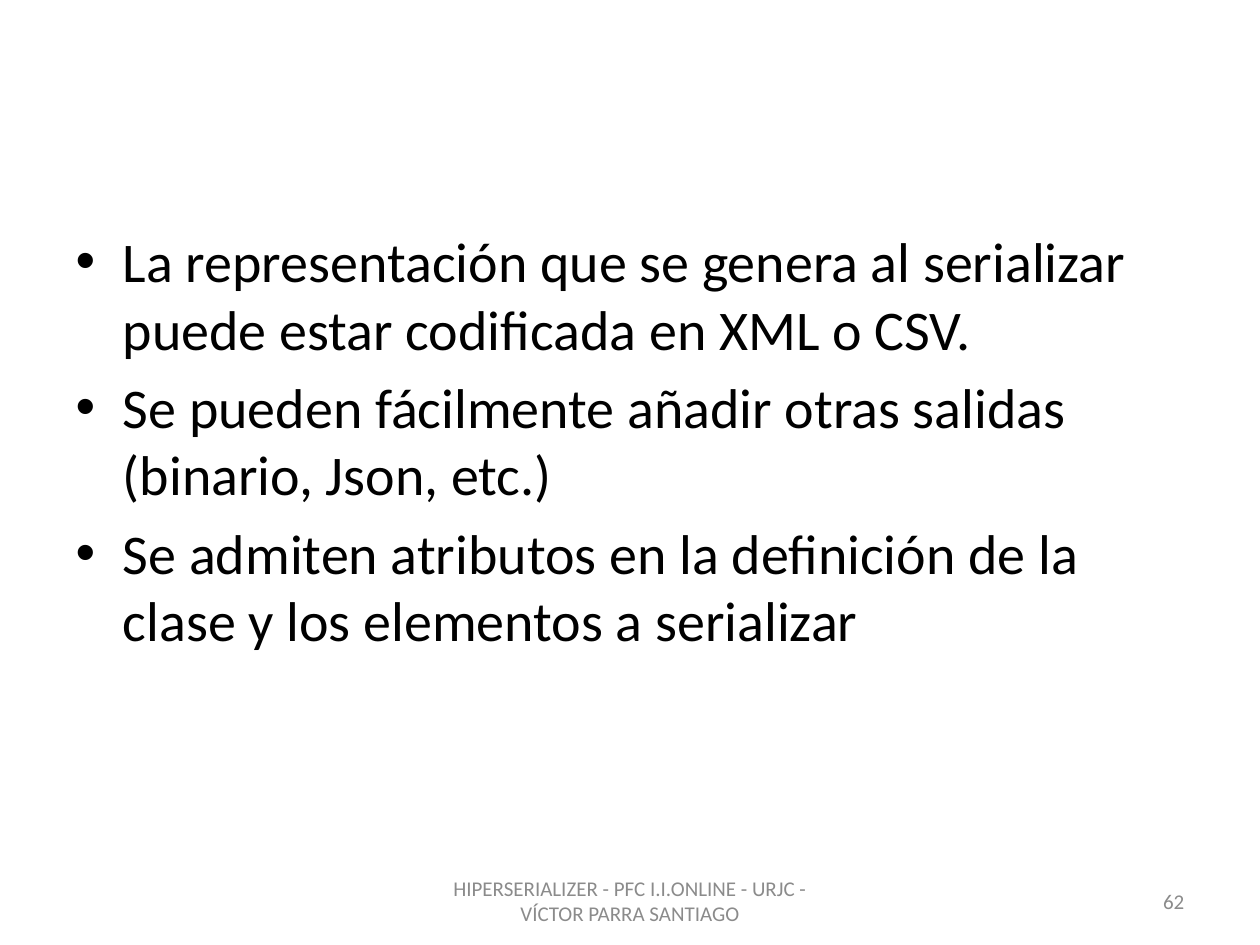
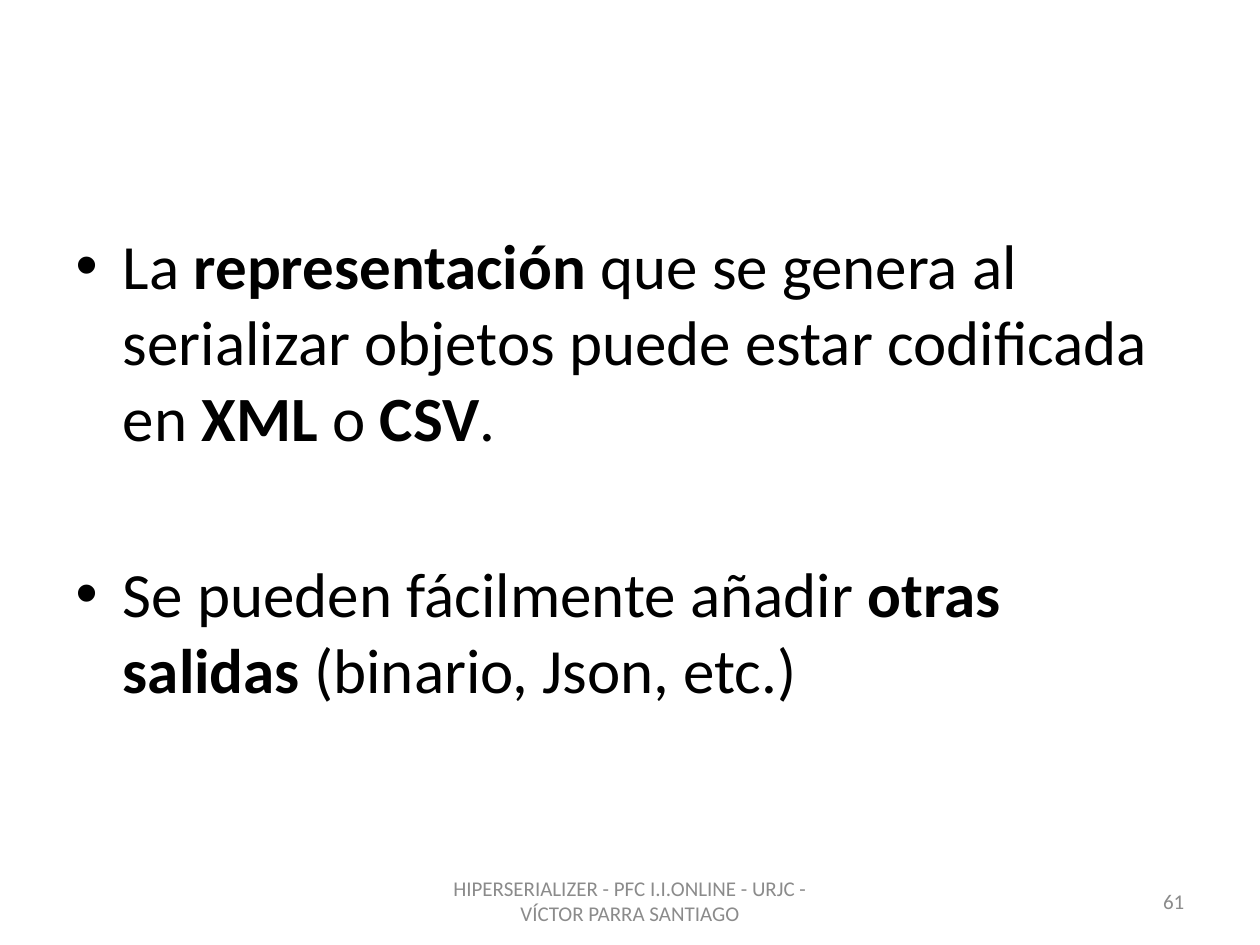
Before and after one commit to vitiparra/ProyectoFinDeCarrera, a slide deck: slide 61 of Memoria/PFC HiperSerializer OK.pptx (slide 62 before the commit). Drawn at 1260x945 pixels with LibreOffice and Linux fonts; fonts in the diff are those of the drawing; background and template pictures are left out. Boxes give left, top, right and bottom in pixels: in the first picture for what was removed or moved away, otherwise in the second. Text is boxed around its words. In the diff, an @@ line names an element or a change of style, - is before the commit and + after.

```diff
--- a/Memoria/PFC HiperSerializer OK.pptx
+++ b/Memoria/PFC HiperSerializer OK.pptx
@@ text at (x1=123, y1=244, x2=1147, y2=442): text changed; size 32 to 36 pt @@
-• La representación que se genera al serializar puede estar codificada en XML o CSV.
+• La representación que se genera al serializar objetos puede estar codificada en XML o CSV.
@@ text at (x1=123, y1=535, x2=1078, y2=650): paragraph removed @@
-• Se admiten atributos en la definición de la clase y los elementos a serializar
@@ text at (x1=123, y1=573, x2=1001, y2=702): size 32 to 36 pt in "Se pueden fácilmente añadir otras salidas (binario, ..."; bold on in "otras salidas" @@
@@ page number at (x1=1163, y1=895, x2=1184, y2=909): text changed @@
-62
+61
```
Also in this commit, not shown: 16 other slides changed, 1 slide added, 45 slides removed, 1 other file.
